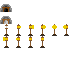
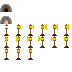
Comparing the layer stacks of the two 72px x 72px images. Changes:
painted on "Capa 2" over (3, 24, 69, 52)
painted on "Capa 1 copy" over (4, 36, 69, 60)
